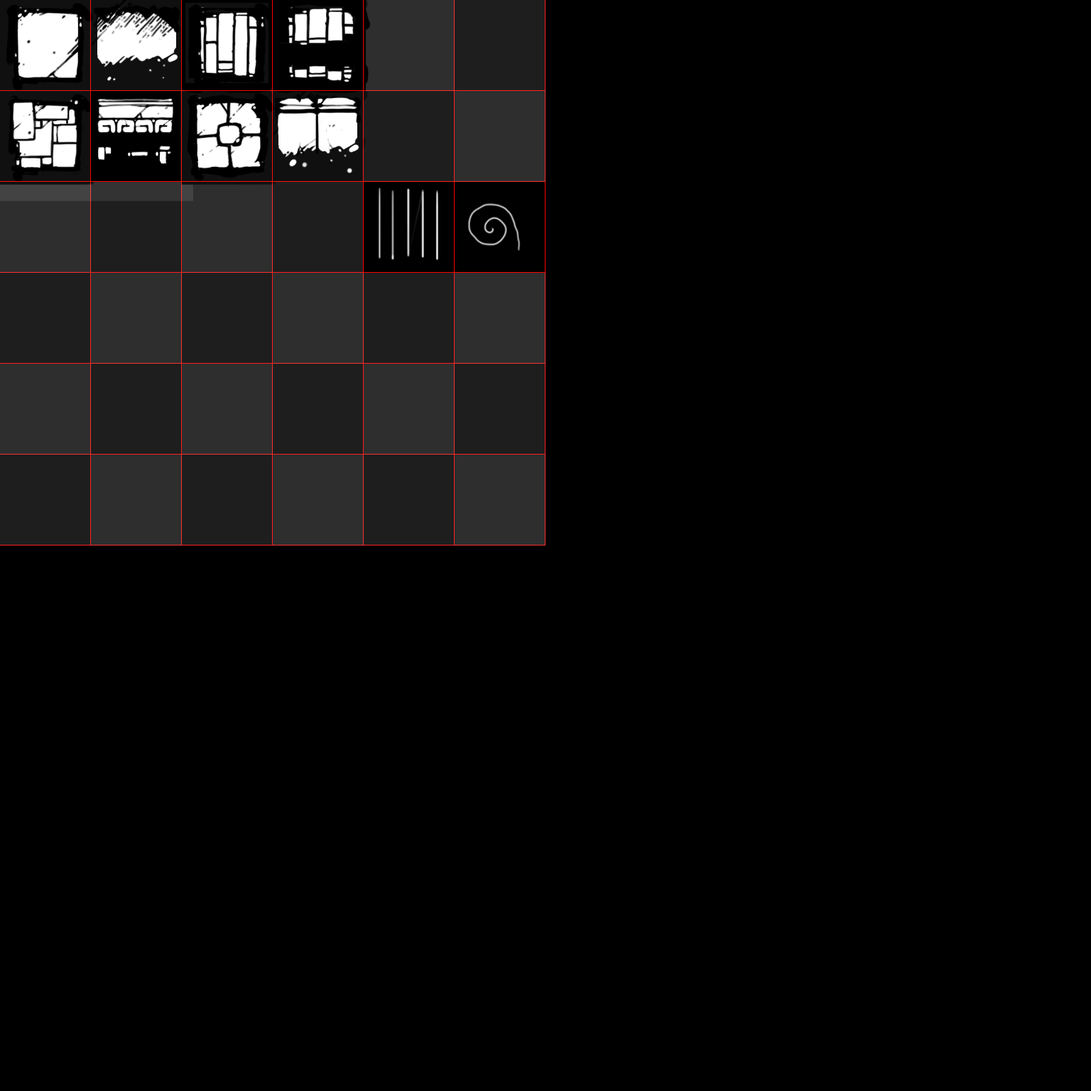
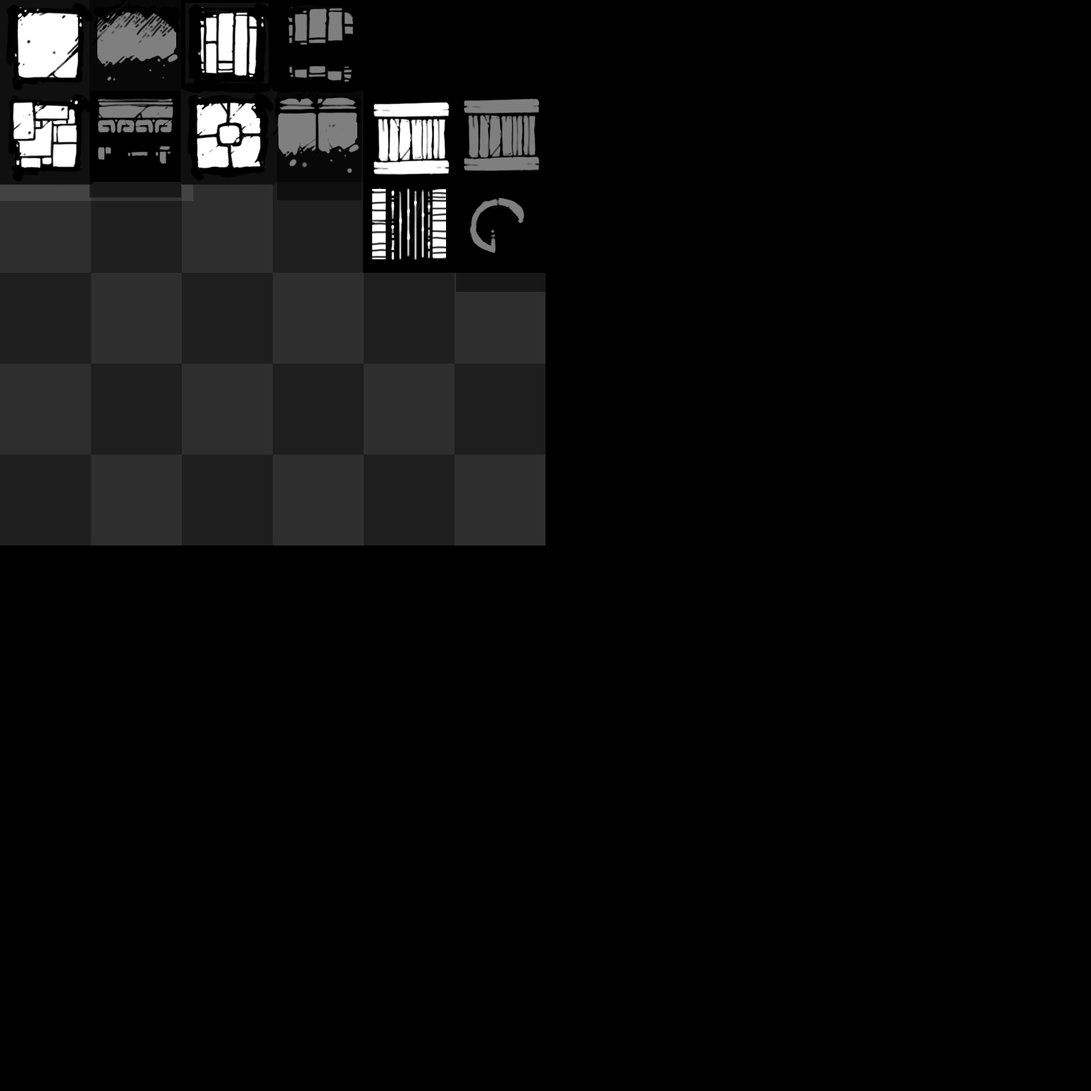
Before/after of a 1091x1091 layered artwork. What changed in the layer stack:
hid "Layer 12" over [0, 0, 546, 546]
added layer "Shadow" (50%) above "Structure3" over [89, 0, 546, 293]
added group "Structure3" with 2 layers above "Structure2" over [361, 0, 546, 91]
added layer "Layer 24" in group "Structure3" over [368, 3, 543, 85]
added layer "Layer 23" (1st of 2, in "Structure3") in group "Structure3" over [361, 0, 546, 91]
added group "Structure2" with 2 layers above "Structure1" over [361, 90, 546, 182]
added layer "Layer 23" (2nd of 2, in "Structure2") in group "Structure2" over [459, 95, 544, 175]
added layer "Layer 22" (1st of 2, in "Structure2") in group "Structure2" over [361, 90, 546, 182]
painted on "Layer 22" (2nd of 2, in "Structure1") over [361, 181, 546, 273]
removed layer "Layer 21" from group "Structure1" over [363, 181, 546, 273]
